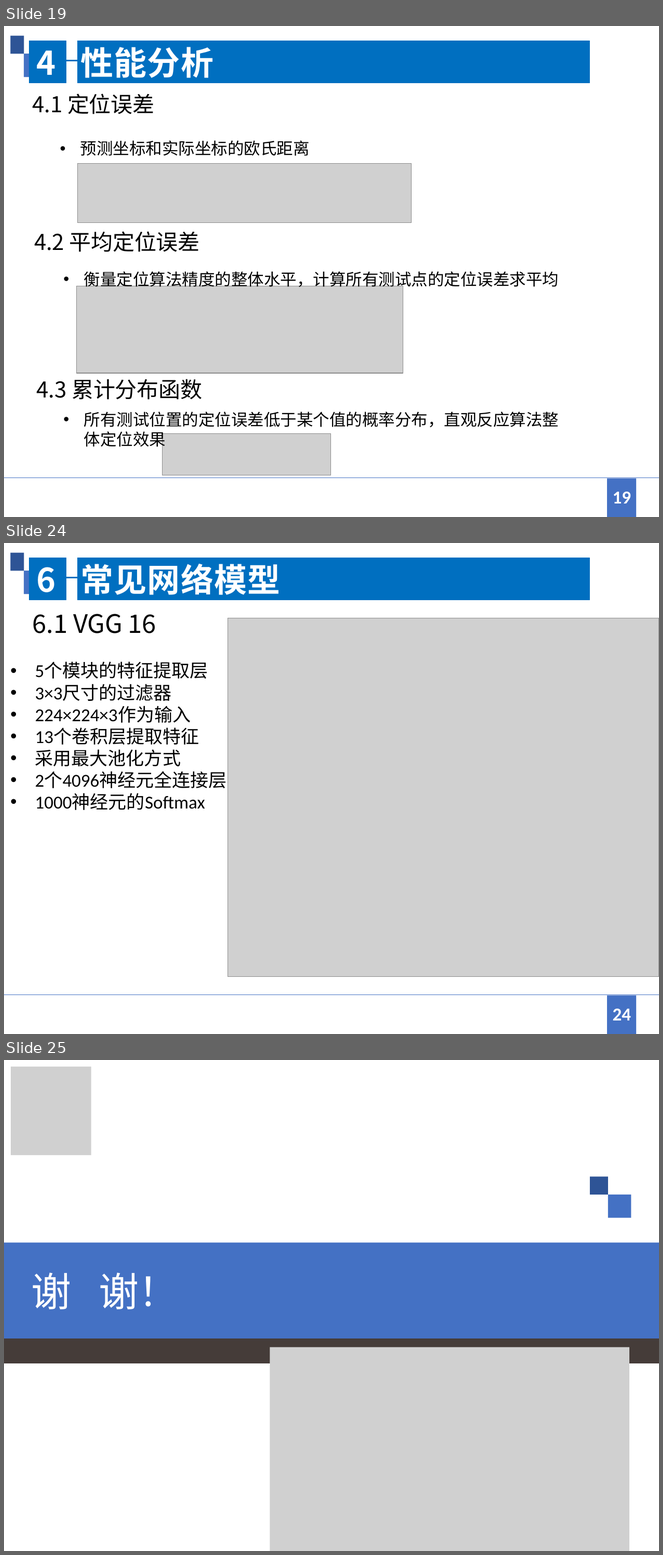
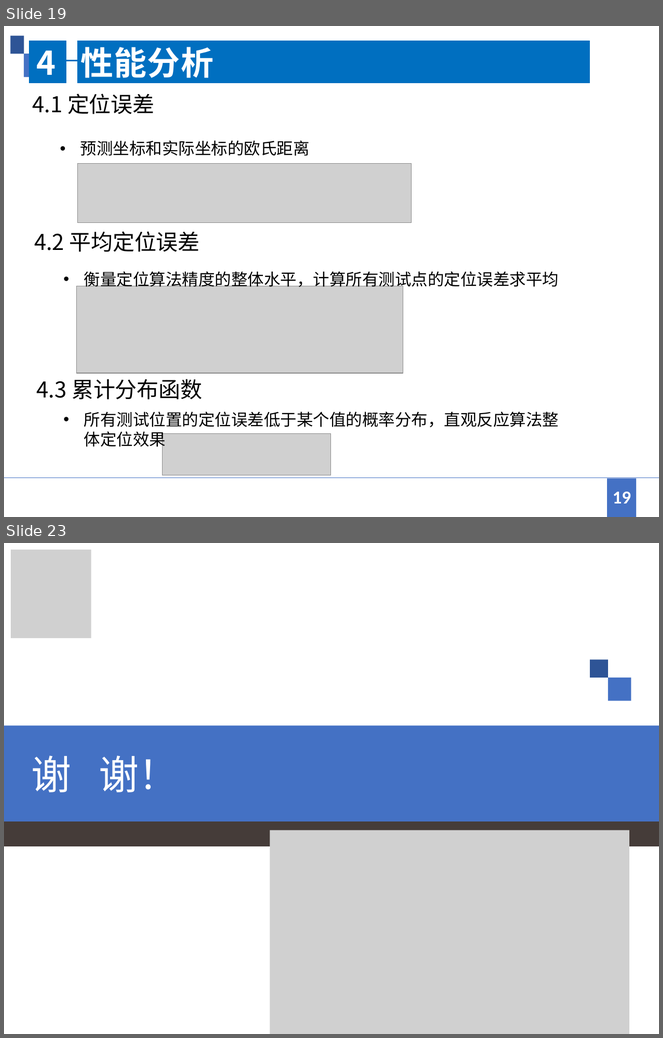
Before and after one commit to jingwei1205/MyCourse, a slide deck: 卫星定位/WIFI室内定位方法综述.pptx. Shown one above the other, each under a label of ours: slides 19, 24 and 25 before the commit, slides 19 and 23 after it; the slides between them are not shown. The pictures are 663x1555 and 663x1038 pixels, drawn with LibreOffice and Linux fonts; fonts in the diff are those of the drawing; grey boxes stand for pictures. Boxes give left, top, right and bottom in pixels: in the first picture for what was removed or moved away, otherwise in the second. Text is boxed around its words. In the diff, an @@ line names an element or a change of style, - is before the commit and + after.

```diff
--- a/卫星定位/WIFI室内定位方法综述.pptx
+++ b/卫星定位/WIFI室内定位方法综述.pptx
@@ slide 24 removed at (4,543,659,1034), background #FFFFFF; not listed: 1 template element that a slide beside it also shows @@
@@ freeform shape removed at (11,553,24,571) @@
@@ group removed at (29,558,589,600): 5 freeform shapes @@
@@ freeform shape removed at (24,571,29,594) @@
@@ title removed at (36,563,280,595) @@
-6 常见网络模型
@@ text removed at (33,614,156,633) @@
-6.1 VGG 16
@@ picture removed at (228,618,659,977) @@
@@ text removed at (35,663,227,810) @@
-• 5个模块的特征提取层
-• 3×3尺寸的过滤器
-• 224×224×3作为输入
-• 13个卷积层提取特征
-• 采用最大池化方式
-• 2个4096神经元全连接层
-• 1000神经元的Softmax
@@ freeform shape removed at (4,995,659,995) @@
@@ freeform shape removed at (607,996,636,1034) @@
@@ page number removed at (613,1009,631,1021) @@
-24
@@ what was slide 25 is now slide 23 @@
```
Also in this commit, not shown: 3 slides changed, 1 other slide removed.
